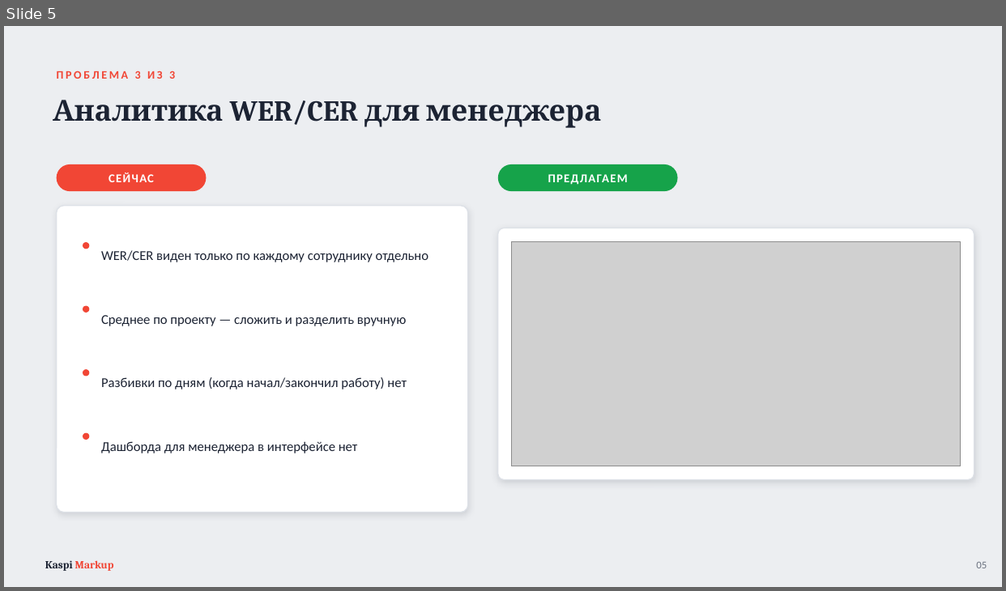
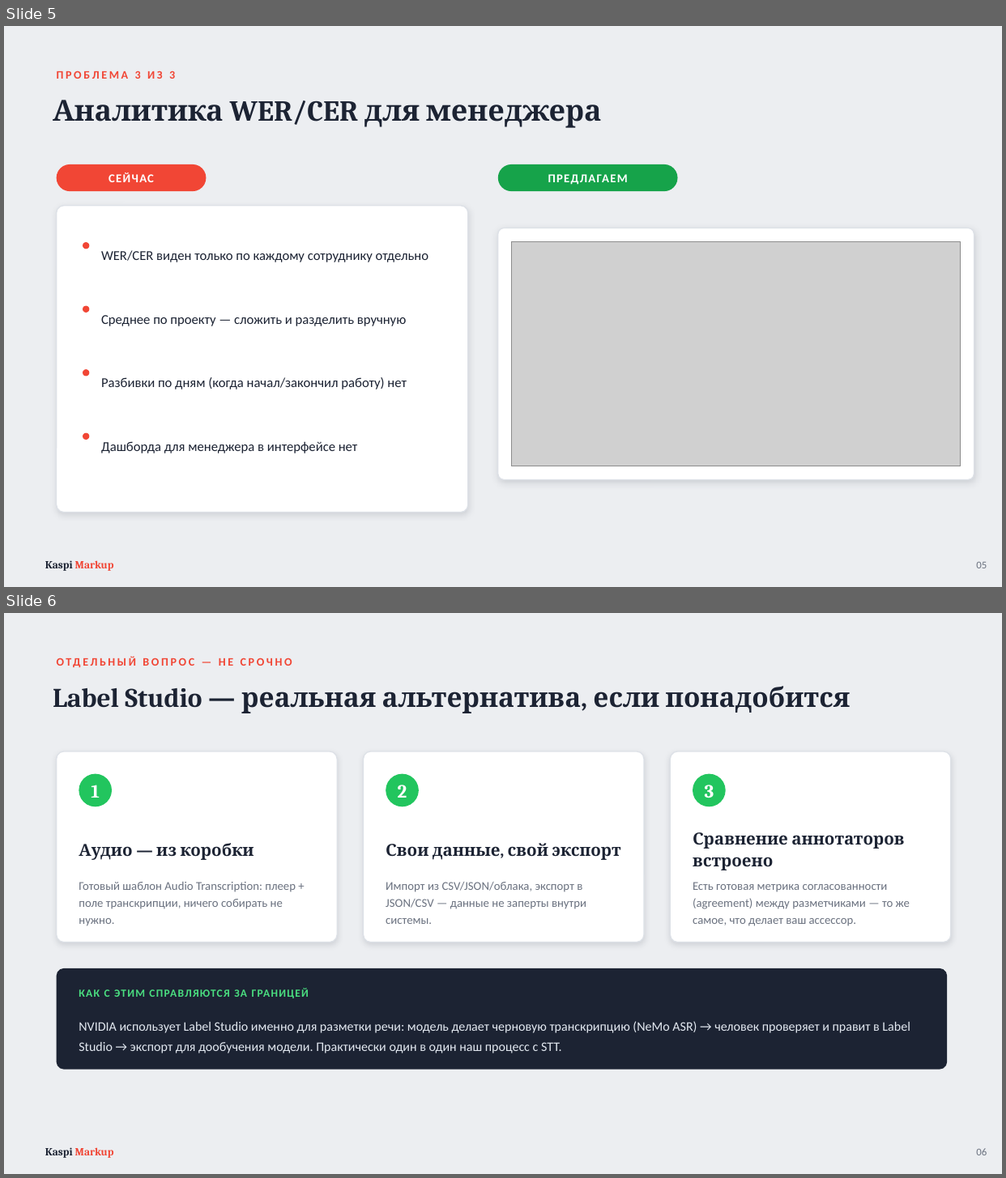
Before and after one commit to DamirKage/STT, a slide deck: presentation/Kaspi-Markup-presentation.pptx. Shown one above the other, each under a label of ours: slide 5 before the commit, slides 5 and 6 after it. The pictures are 1006x591 and 1006x1178 pixels, drawn with LibreOffice and Linux fonts; fonts in the diff are those of the drawing; grey boxes stand for pictures. Boxes give left, top, right and bottom in pixels: in the first picture for what was removed or moved away, otherwise in the second. Text is boxed around its words. In the diff, an @@ line names an element or a change of style, - is before the commit and + after.

```diff
--- a/presentation/Kaspi-Markup-presentation.pptx
+++ b/presentation/Kaspi-Markup-presentation.pptx
@@ slide 6 added at (4,613,1002,1174), background #ECEEF1 @@
@@ text added at (57,650,731,673), 11 pt, text #F14635, bold @@
+ОТДЕЛЬНЫЙ ВОПРОС — НЕ СРОЧНО
@@ text added at (53,686,850,713), 26 pt, text #1C2333, bold @@
+Label Studio — реальная альтернатива, если понадобится
@@ rounded rectangle added at (57,752,337,943), fill #FFFFFF, outline #DDE1E7 1 pt @@
@@ rounded rectangle added at (364,752,644,943), fill #FFFFFF, outline #DDE1E7 1 pt @@
@@ rounded rectangle added at (671,752,951,943), fill #FFFFFF, outline #DDE1E7 1 pt @@
@@ ellipse added at (79,774,112,807), fill #22C55E @@
@@ ellipse added at (386,774,419,807), fill #22C55E @@
@@ ellipse added at (692,774,726,807), fill #22C55E @@
@@ text added at (91,785,100,798), 18 pt, text #FFFFFF, bold @@
+1
@@ text added at (398,785,407,798), 18 pt, text #FFFFFF, bold @@
+2
@@ text added at (705,785,714,798), 18 pt, text #FFFFFF, bold @@
+3
@@ text added at (79,843,254,860), 16 pt, text #1C2333, bold @@
+Аудио — из коробки
@@ text added at (386,843,620,860), 16 pt, text #1C2333, bold @@
+Свои данные, свой экспорт
@@ text added at (692,833,904,871), 16 pt, text #1C2333, bold @@
+Сравнение аннотаторов встроено
@@ text added at (79,882,296,926), 11.5 pt, text #6B7280 @@
+Готовый шаблон Audio Transcription: плеер + поле транскрипции, ничего собирать не нужно.
@@ text added at (386,882,586,924), 11.5 pt, text #6B7280 @@
+Импорт из CSV/JSON/облака, экспорт в JSON/CSV — данные не заперты внутри системы.
@@ text added at (692,882,910,926), 11.5 pt, text #6B7280 @@
+Есть готовая метрика согласованности (agreement) между разметчиками — то же самое, что делает ваш ассессор.
@@ rounded rectangle added at (57,969,948,1070), fill #1C2333 @@
@@ text added at (79,988,309,999), 10.5 pt, text #4ADE80, bold @@
+КАК С ЭТИМ СПРАВЛЯЮТСЯ ЗА ГРАНИЦЕЙ
@@ text added at (79,1021,910,1054), 12.5 pt, text #E2E8F0 @@
+NVIDIA использует Label Studio именно для разметки речи: модель делает черновую транскрипцию (NeMo ASR) → человек проверяет и правит в Label Studio → экспорт для дообучения модели. Практически один в один наш процесс с STT.
@@ text added at (45,1148,114,1158), 10.5 pt, text #F14635, bold @@
+Kaspi Markup
@@ text added at (976,1148,987,1156), 10 pt, text #6B7280 @@
+06
```
Also in this commit, not shown: 1 slide changed, 1 other slide added.
